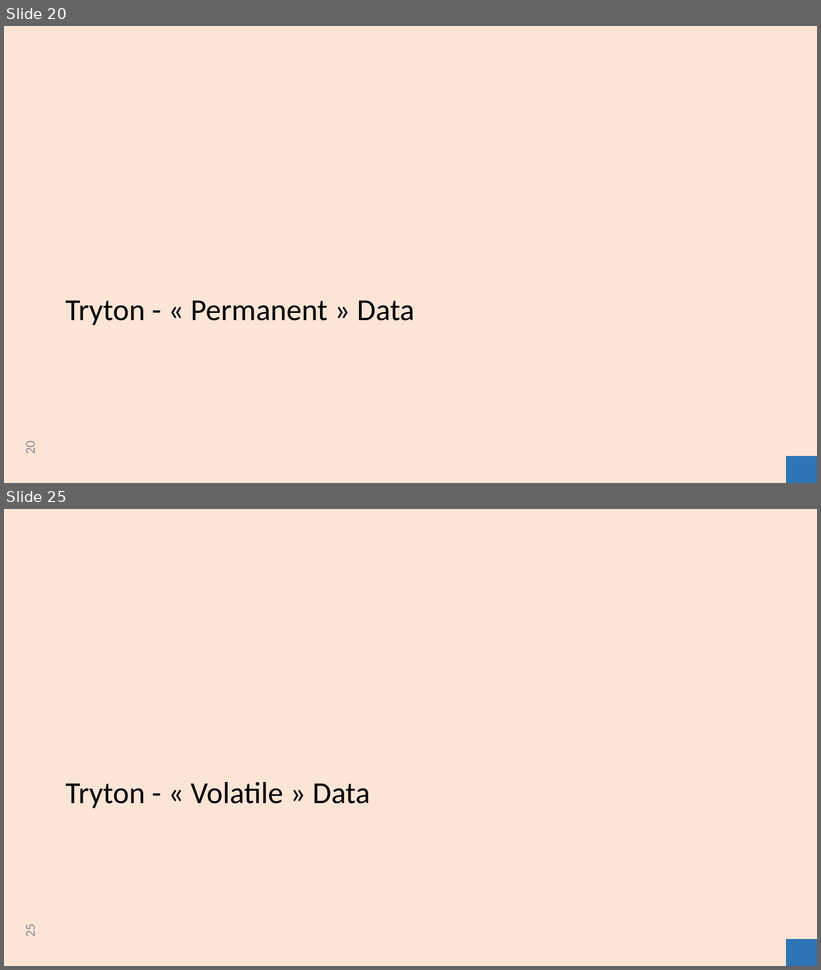
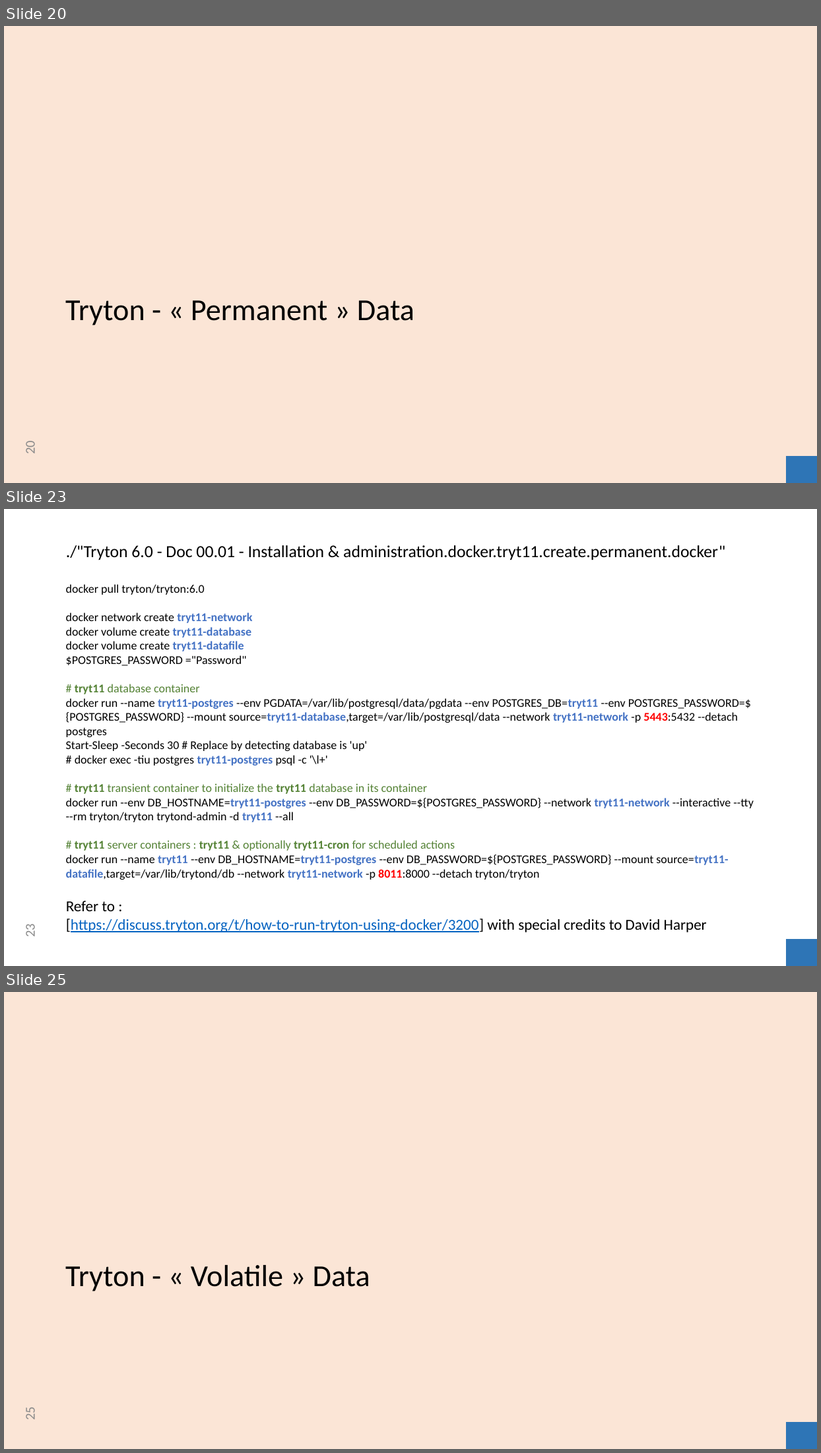
Before and after one commit to clixwise/tryton-by-example, a slide deck: Tryton 6.0 - Doc 00.01 - Installation & administration.pptx. Shown one above the other, each under a label of ours: slides 20 and 25 before the commit, slides 20, 23 and 25 after it; the slides between them are not shown. The pictures are 821x970 and 821x1453 pixels, drawn with LibreOffice and Linux fonts; fonts in the diff are those of the drawing. Boxes give left, top, right and bottom in pixels: in the first picture for what was removed or moved away, otherwise in the second. Text is boxed around its words. In the diff, an @@ line names an element or a change of style, - is before the commit and + after.

```diff
--- a/Tryton 6.0 - Doc 00.01 - Installation & administration.pptx
+++ b/Tryton 6.0 - Doc 00.01 - Installation & administration.pptx
@@ slide 23 added at (x1=4, y1=509, x2=817, y2=966), background #FFFFFF @@
@@ title added at (x1=66, y1=545, x2=725, y2=560), 20 pt, text #000000 @@
+./"Tryton 6.0 - Doc 00.01 - Installation & administration.docker.tryt11.create.permanent.docker"
@@ text added at (x1=66, y1=584, x2=754, y2=880), 14 pt, text #000000 @@
+docker pull tryton/tryton:6.0
+docker network create tryt11-network
+docker volume create tryt11-database
+docker volume create tryt11-datafile
+$POSTGRES_PASSWORD ="Password"
+# tryt11 database container
+docker run --name tryt11-postgres --env PGDATA=/var/lib/postgresql/data/pgdata --env POSTGRES_DB=tryt11 --env POSTGRES_PASSWORD=${POSTGRES_PASSWORD} --mount source=tryt11-database,target=/var/lib/postgresql/data --network tryt11-network -p 5443:5432 --detach postgres
+Start-Sleep -Seconds 30 # Replace by detecting database is 'up'
+# docker exec -tiu postgres tryt11-postgres psql -c '\l+'
+# tryt11 transient container to initialize the tryt11 database in its container
+docker run --env DB_HOSTNAME=tryt11-postgres --env DB_PASSWORD=${POSTGRES_PASSWORD} --network tryt11-network --interactive --tty --rm tryton/tryton trytond-admin -d tryt11 --all
+# tryt11 server containers : tryt11 & optionally tryt11-cron for scheduled actions
+docker run --name tryt11 --env DB_HOSTNAME=tryt11-postgres --env DB_PASSWORD=${POSTGRES_PASSWORD} --mount source=tryt11-datafile,target=/var/lib/trytond/db --network tryt11-network -p 8011:8000 --detach tryton/tryton
@@ text added at (x1=66, y1=901, x2=707, y2=933), 18 pt, text #0563C1, underline @@
+Refer to :
+[https://discuss.tryton.org/t/how-to-run-tryton-using-docker/3200] with special credits to David Harper
@@ page number added at (x1=22, y1=925, x2=38, y2=937), 16 pt, text #8C8C8C @@
+23
@@ rectangle added at (x1=787, y1=940, x2=817, y2=966), fill #2E75B6 @@
```
Also in this commit, not shown: 11 slides changed, 3 other slides added, 2 slides removed, 14 other files.
